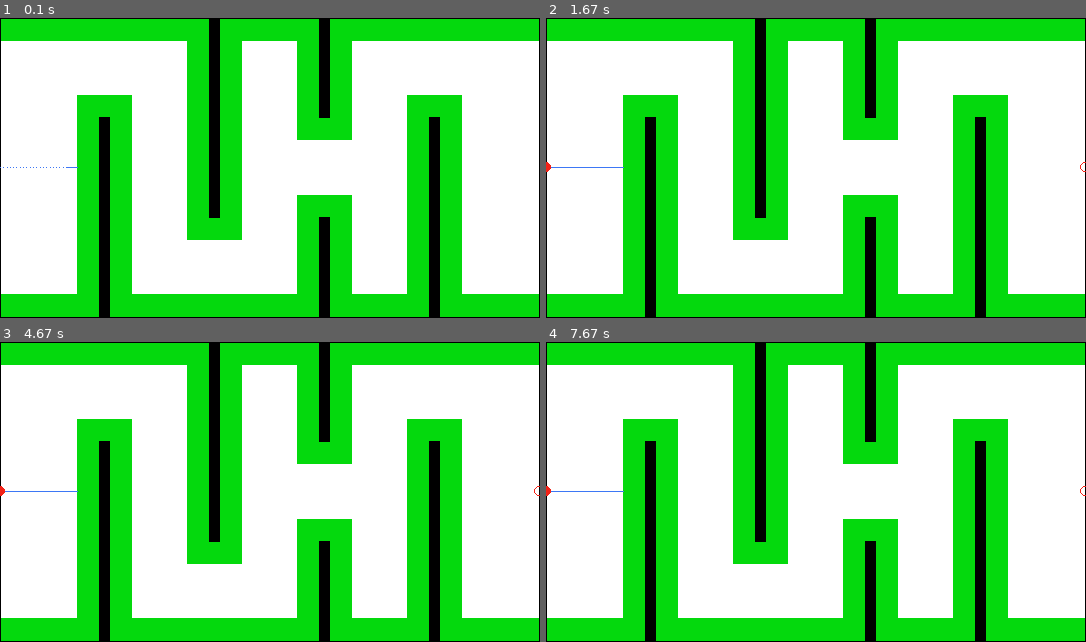
Above: before the commit, frames 1-4 (two rows, left to right).
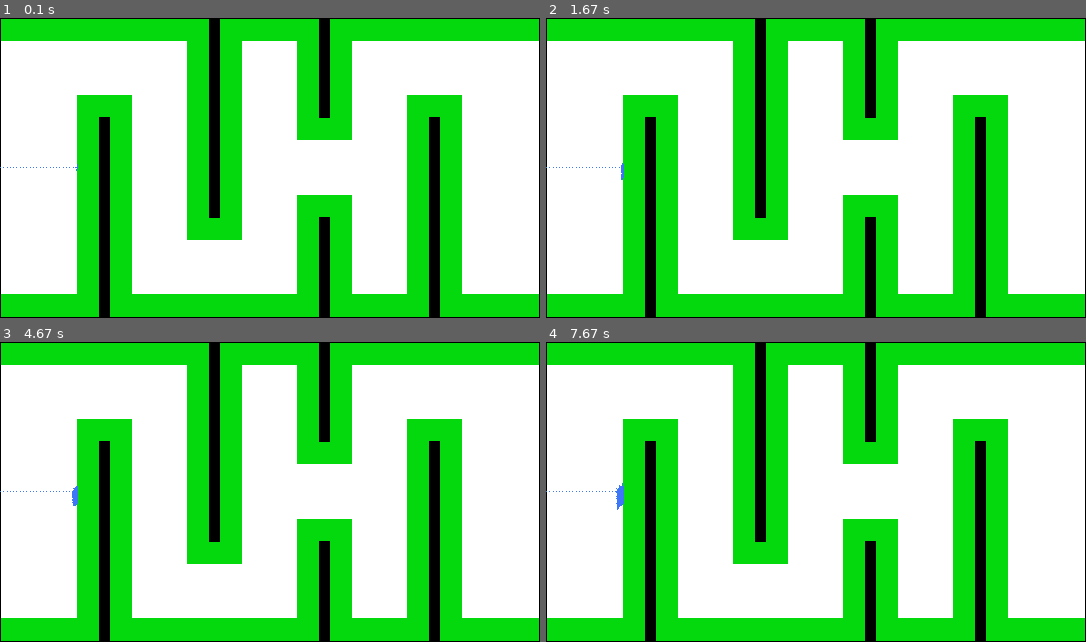
Above: after the commit, the same moments.

Repository: kademmerle/ENPME661_Project03_Phase02
Game: pygame game, started from Part01/proj3p2_chris_daniel_kyle.py
Two runs of this game, one before a commit and one after it. Both use one fixed random seed, a clock stepped at 60 frames per second and the inputs below.
Inputs:
- Up to frame 1 (0.1 s): no input
- Up to frame 2 (1.67 s): no input
- Up to frame 3 (4.67 s): no input
- Up to frame 4 (7.67 s): no input

The runs differ from the first frame. In frame 1, less than 0.1% of the frame differs, in the area x 12-15%, y 48-51%; in frame 2, less than 0.1%; in frame 3, 0.1%; in frame 4, 0.1%, in the area x 0-100%, y 47-56%.

Commit message:
Fixed theta conversion issues
Forgot to include np.rad2deg() when updating robot orientation. May be better to just work with radians the entire time. But for now using degrees as initial input.

Diff:
--- a/Part01/proj3p2_chris_daniel_kyle.py
+++ b/Part01/proj3p2_chris_daniel_kyle.py
@@ -95,7 +95,7 @@
 
    x           = round(node[0] * 2, 1) / 2
    y           = round(node[1] * 2, 1) / 2
-   theta       = node[2]
+   theta       = np.rad2deg(node[2])
    x_v_idx     = int(x * 2)
    y_v_idx     = int(y * 2)
 
@@ -116,7 +116,7 @@
 
     dx = (r/2)*(u_r + u_l) * np.cos(np.deg2rad(node[2]))*dt
     dy = (r/2)*(u_r + u_l) * np.sin(np.deg2rad(node[2]))*dt
-    d_theta = (r/L) * (u_r - u_l) * dt
+    d_theta = np.rad2deg((r/L) * (u_r - u_l) * dt)
     return get_xy(node, dx, dy, d_theta), dt
 
 
@@ -384,7 +384,7 @@
 # rradius:   robot radius in mm
 
 clearance = 0
-start_node = [0.0, (0.0, 149.0, 0.0)]
+start_node = [0.0, (0.0, 149.0, 0)]
 goal_node = (539.0, 149.0)
 step = 0.01
 RPM1 = 50.0
